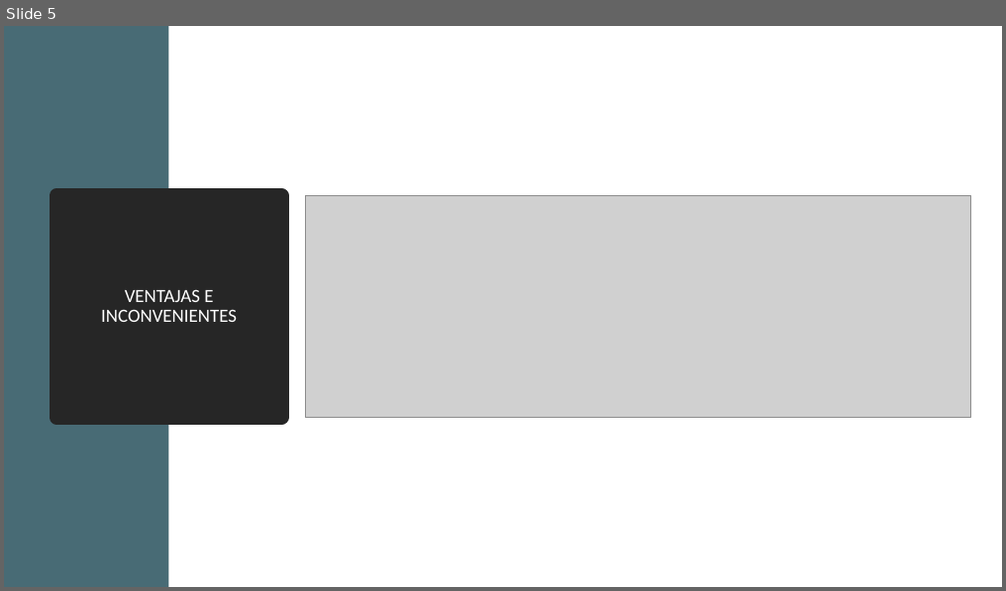
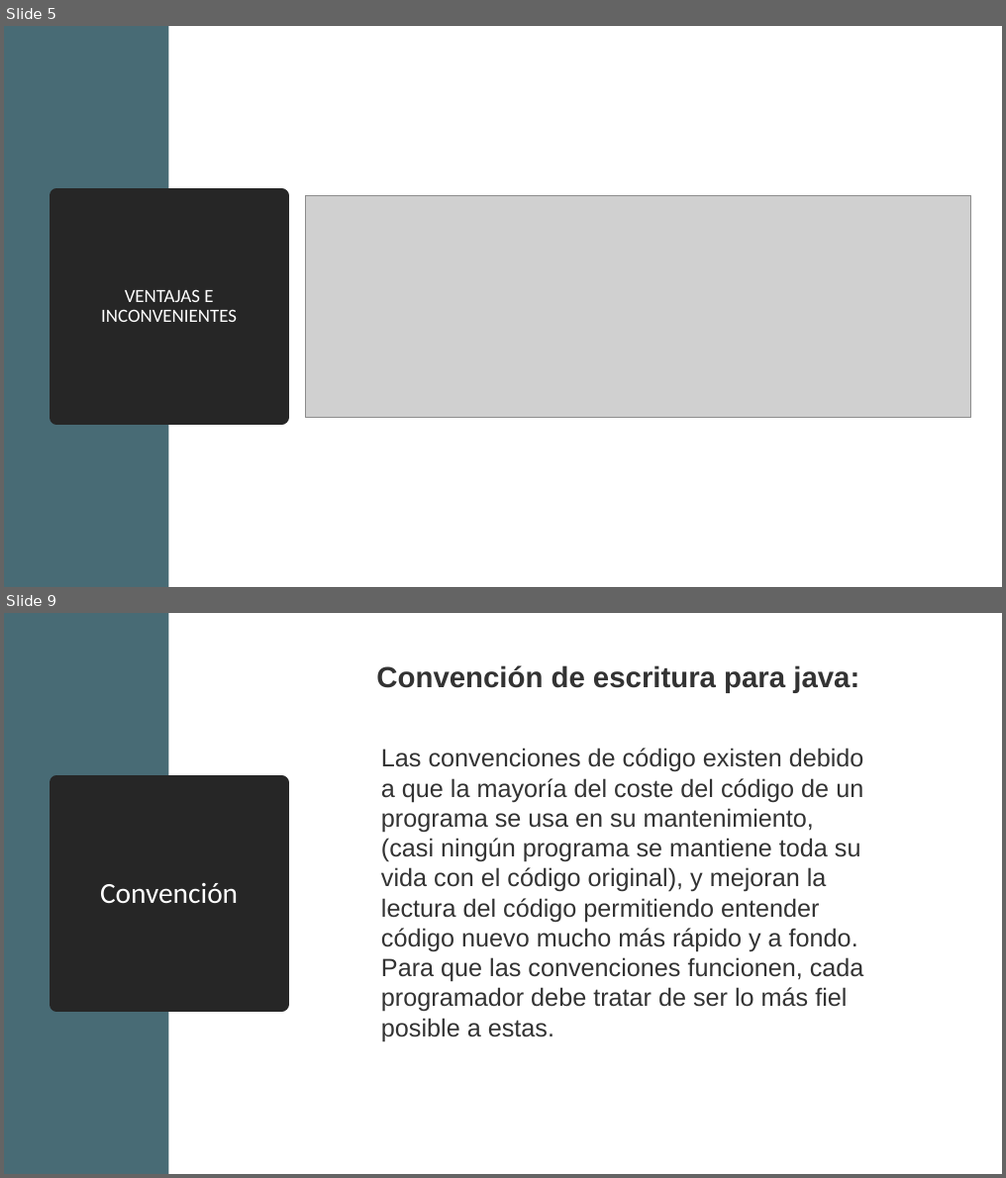
Before and after one commit to davCesur/gestionEquiposDAWEquipo4JAVA, a slide deck: Introducción a TDD.pptx. Shown one above the other, each under a label of ours: slide 5 before the commit, slides 5 and 9 after it; the slides between them are not shown. The pictures are 1006x591 and 1006x1178 pixels, drawn with LibreOffice and Linux fonts; fonts in the diff are those of the drawing; grey boxes stand for pictures. Boxes give left, top, right and bottom in pixels: in the first picture for what was removed or moved away, otherwise in the second. Text is boxed around its words. In the diff, an @@ line names an element or a change of style, - is before the commit and + after.

```diff
--- a/Introducción a TDD.pptx
+++ b/Introducción a TDD.pptx
@@ slide 9 added at (4, 613, 1002, 1174), background #FFFFFF @@
@@ rectangle added at (4, 613, 168, 1174), fill #486B75 @@
@@ text added at (376, 665, 859, 692), 28 pt, text #333333, bold @@
+Convención de escritura para java:
@@ text added at (381, 748, 864, 1042), 24 pt, text #333333 @@
+Las convenciones de código existen debido a que la mayoría del coste del código de un programa se usa en su mantenimiento, (casi ningún programa se mantiene toda su vida con el código original), y mejoran la lectura del código permitiendo entender código nuevo mucho más rápido y a fondo.
+Para que las convenciones funcionen, cada programador debe tratar de ser lo más fiel posible a estas.
@@ title added at (56, 783, 282, 1004), fill #262626, outline #262626 13.75 pt, 28 pt, text #FFFFFF @@
+Convención
```
Also in this commit, not shown: 50 other slides added.
